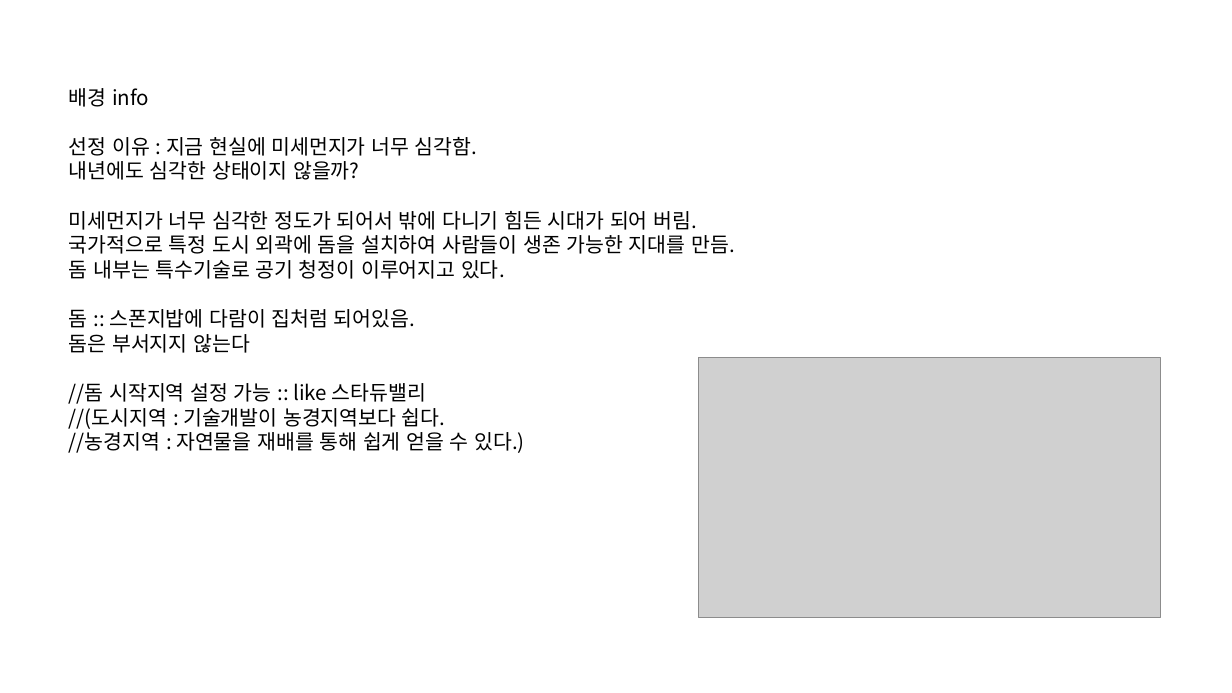
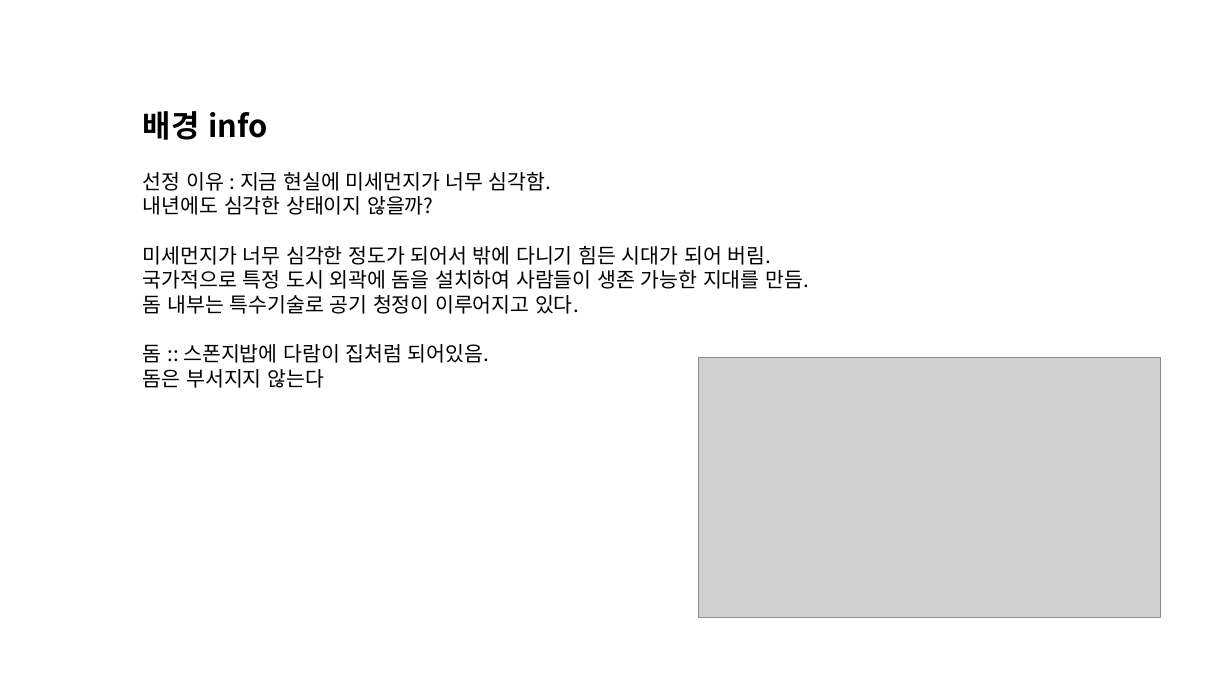
Before and after one commit to goldsun119/Graduation-Project, a slide deck: slide 5 of Document/1122 기획발표자료_01.pptx (slide 2 before the commit). Drawn at 1232x693 pixels with LibreOffice and Linux fonts; fonts in the diff are those of the drawing; grey boxes stand for pictures. Boxes give left, top, right and bottom in pixels: in the first picture for what was removed or moved away, otherwise in the second. Text is boxed around its words. In the diff, an @@ line names an element or a change of style, - is before the commit and + after.

Commit message:
Update 1122 기획발표자료_01.pptx
개략적 발표 자료 생성.
게임의 배경과 진행 방식, 세부 내용 추가.

```diff
--- a/Document/1122 기획발표자료_01.pptx
+++ b/Document/1122 기획발표자료_01.pptx
@@ text "배경 info": place and size @@
-text "배경 info" at [69, 88, 735, 453]
+text "배경 info" at [143, 111, 809, 388]
@@ text at [143, 111, 267, 140]: size 16 to 24 pt, bold on in "배경 info" @@
@@ text at [69, 383, 524, 453]: paragraphs removed @@
-//돔 시작지역 설정 가능 :: like 스타듀밸리
-//(도시지역 : 기술개발이 농경지역보다 쉽다.
-//농경지역 : 자연물을 재배를 통해 쉽게 얻을 수 있다.)
```
Also in this commit, not shown: 3 other slides changed, 3 slides added.
